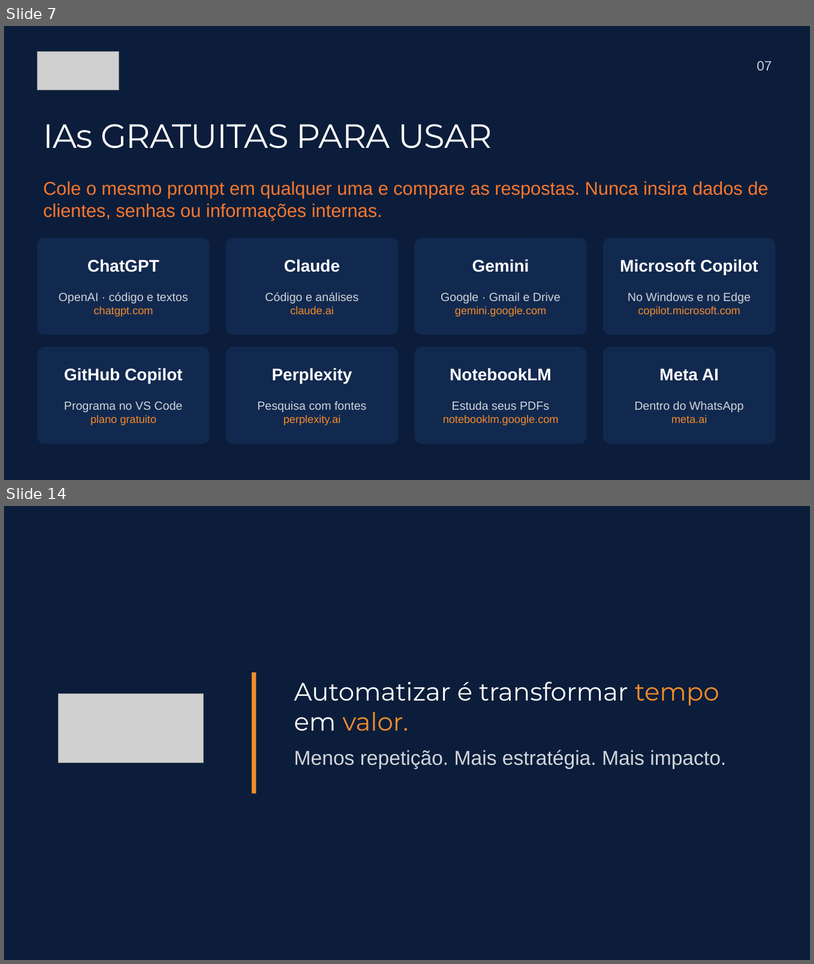
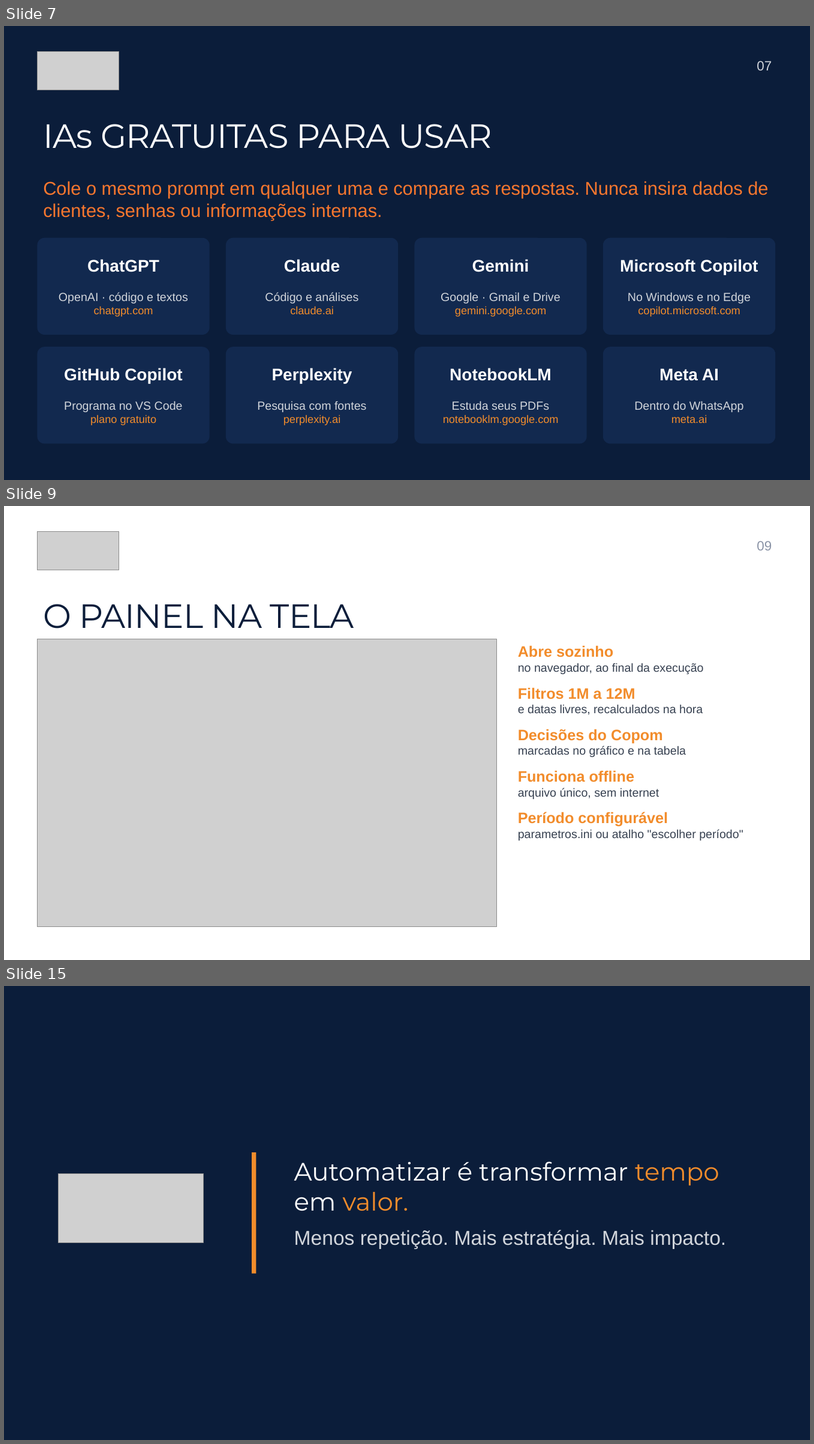
Before and after one commit to thaiza-commits/oficina-de-robos-bma, a slide deck: apresentacao/BMA-Oficina-de-Robos_com_QR.pptx. Shown one above the other, each under a label of ours: slides 7 and 14 before the commit, slides 7, 9 and 15 after it; the slides between them are not shown. The pictures are 814x964 and 814x1444 pixels, drawn with LibreOffice and Linux fonts; fonts in the diff are those of the drawing; grey boxes stand for pictures. Boxes give left, top, right and bottom in pixels: in the first picture for what was removed or moved away, otherwise in the second. Text is boxed around its words. In the diff, an @@ line names an element or a change of style, - is before the commit and + after.

```diff
--- a/apresentacao/BMA-Oficina-de-Robos_com_QR.pptx
+++ b/apresentacao/BMA-Oficina-de-Robos_com_QR.pptx
@@ slide 9 added at (4,506,810,960), background #FFFFFF @@
@@ picture added at (37,531,119,570) @@
@@ text added at (757,541,772,550), 16 pt, text #8A93A6 @@
+09
@@ text added at (43,604,354,628), 40 pt, text #0B1D3A @@
+O PAINEL NA TELA
@@ picture added at (37,639,497,927) @@
@@ text added at (518,645,743,840), 14 pt, text #374151 @@
+Abre sozinho
+no navegador, ao final da execução
+Filtros 1M a 12M
+e datas livres, recalculados na hora
+Decisões do Copom
+marcadas no gráfico e na tabela
+Funciona offline
+arquivo único, sem internet
+Período configurável
+parametros.ini ou atalho "escolher período"
@@ what was slide 14 is now slide 15 @@
```
Also in this commit, not shown: 8 slides changed, 21 other files.
